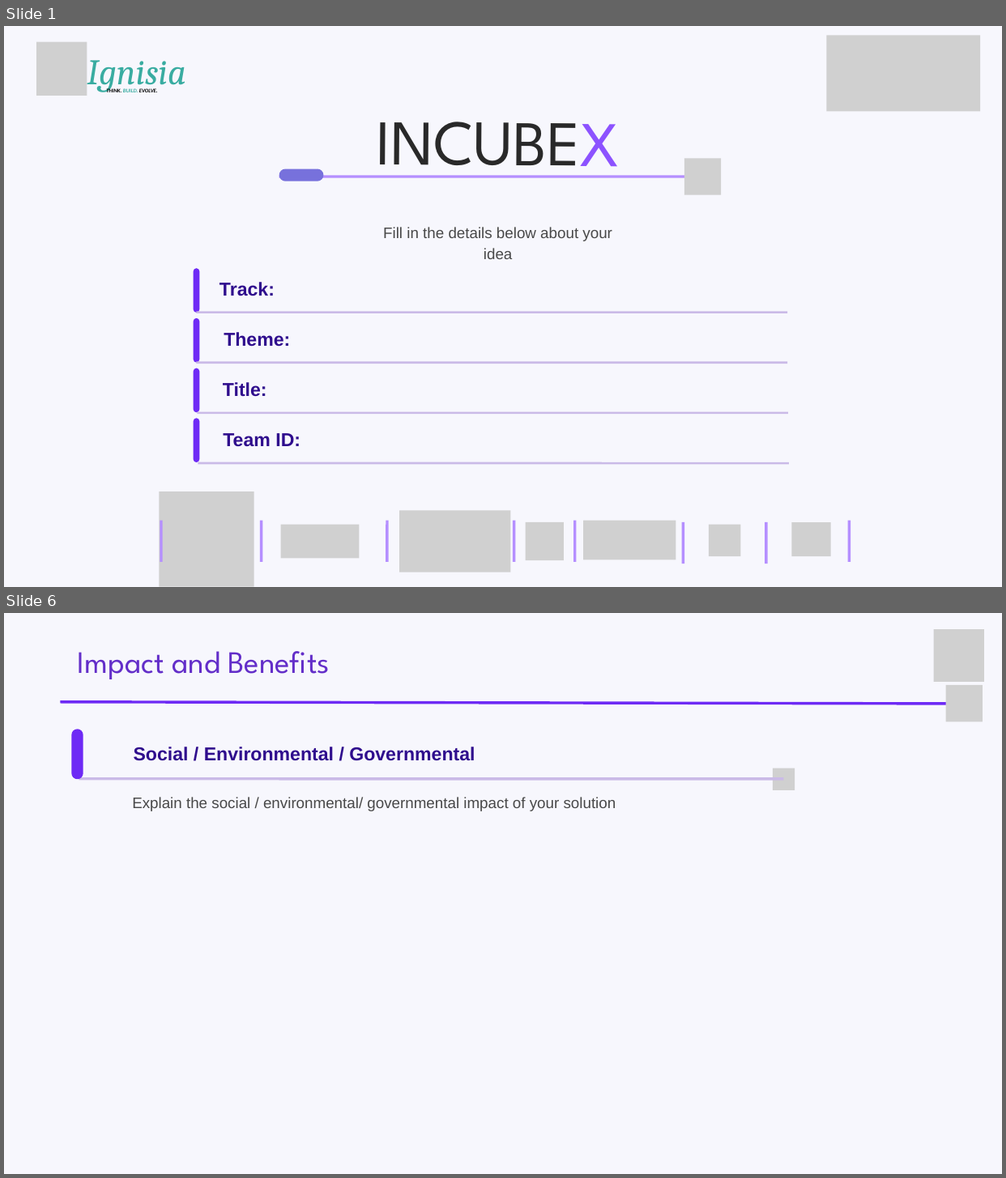
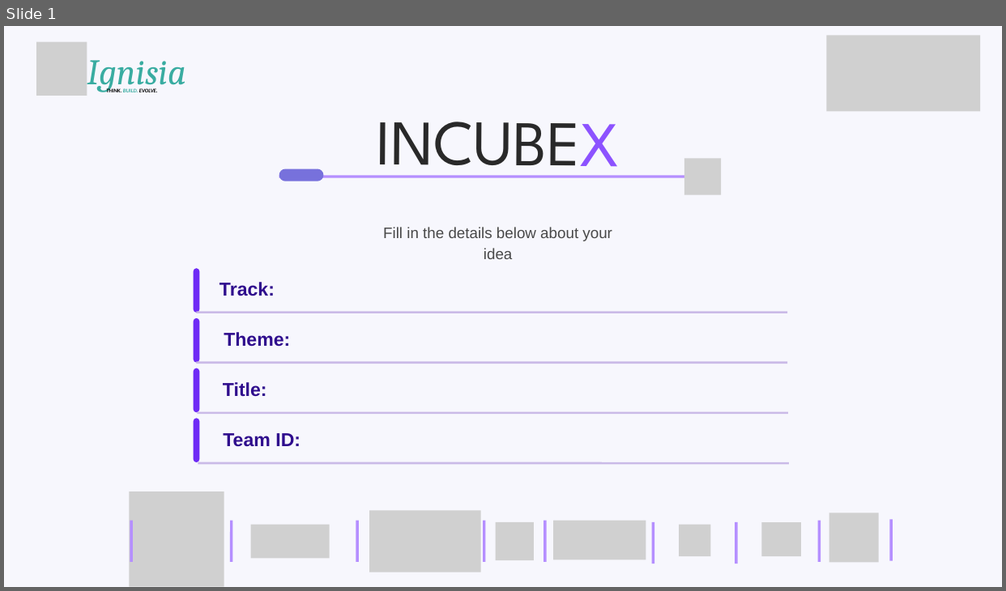
Before and after one commit to ignisia-club/incubex, a slide deck: public/assets/Prototype_Expo_Track_Template.pptx. Shown one above the other, each under a label of ours: slides 1 and 6 before the commit, slide 1 after it; the slides between them are not shown. The pictures are 1006x1178 and 1006x591 pixels, drawn with LibreOffice and Linux fonts; fonts in the diff are those of the drawing; grey boxes stand for pictures; background and template pictures are left out. Boxes give left, top, right and bottom in pixels: in the first picture for what was removed or moved away, otherwise in the second. Text is boxed around its words. In the diff, an @@ line names an element or a change of style, - is before the commit and + after.

```diff
--- a/public/assets/Prototype_Expo_Track_Template.pptx
+++ b/public/assets/Prototype_Expo_Track_Template.pptx
@@ slide 6 removed at (4,613,1002,1174), background picture (left out) @@
@@ picture removed at (934,629,984,682) @@
@@ text removed at (78,651,330,679) @@
-Impact and Benefits
@@ picture removed at (946,685,983,722) @@
@@ line removed from (60, 702) to (973, 704) @@
@@ group removed at (72,729,795,811): 2 texts, 1 picture, 1 line, 1 freeform shape @@
-Social / Environmental / Governmental
-Explain the social / environmental/ governmental impact of your solution
@@ slide 1 changed as well @@
@@ 8 lines, 7 pictures: place and size @@
-8 lines, 7 pictures at (159,492,850,587)
+8 lines, 7 pictures at (130,492,820,587)
@@ picture added at (829,513,879,562) @@
@@ line added from (891, 561) to (891, 519), #B58FFF 4 pt @@
```
Also in this commit, not shown: 6 other slides removed, 1 other file.
